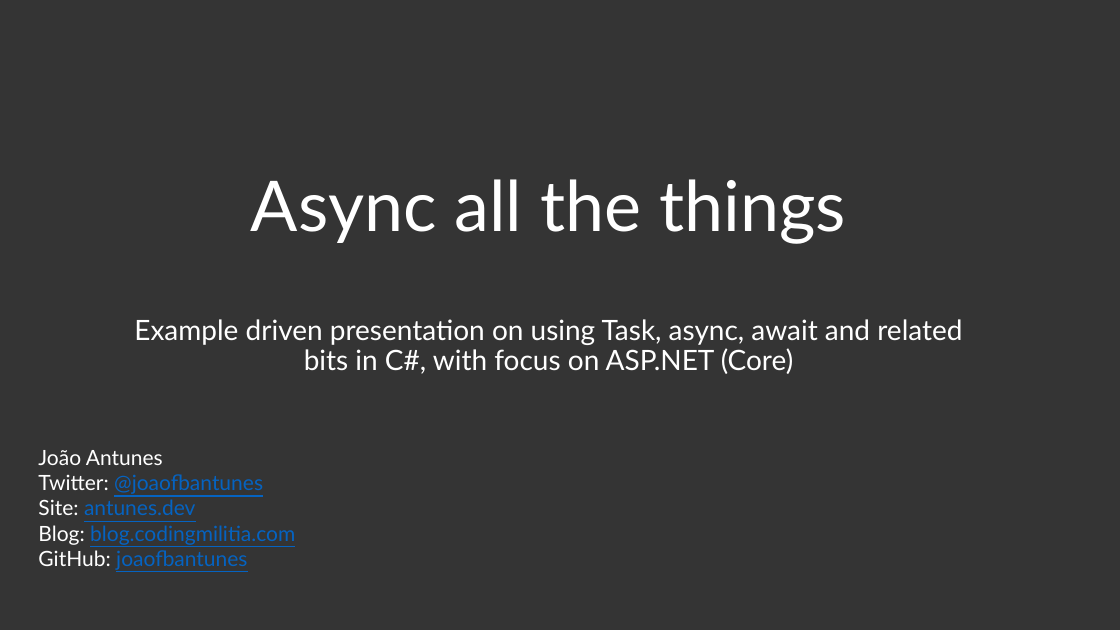
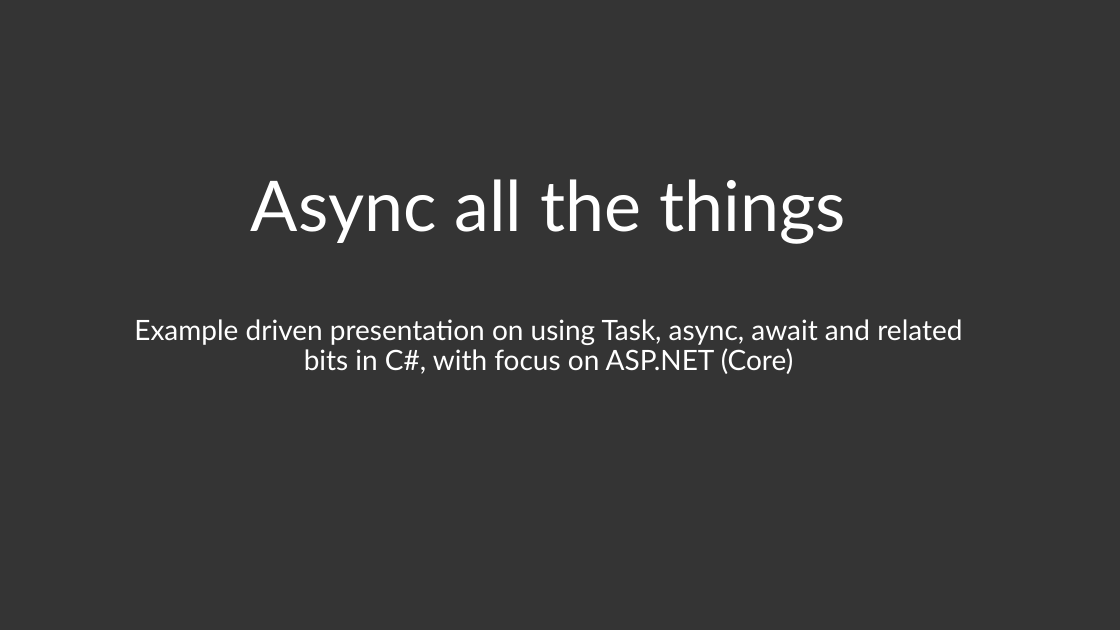
Before and after one commit to joaofbantunes/AsyncAllTheThings, a slide deck: slide 1 of presentation/async-all-the-things.pptx. Drawn at 1120x630 pixels with LibreOffice and Linux fonts; fonts in the diff are those of the drawing. Boxes give left, top, right and bottom in pixels: in the first picture for what was removed or moved away, otherwise in the second. Text is boxed around its words. In the diff, an @@ line names an element or a change of style, - is before the commit and + after.

```diff
--- a/presentation/async-all-the-things.pptx
+++ b/presentation/async-all-the-things.pptx
@@ text removed at [38,450,295,570] @@
-João Antunes
-Twitter: @joaofbantunes
-Site: antunes.dev
-Blog: blog.codingmilitia.com
-GitHub: joaofbantunes
```
Also in this commit, not shown: 3 other slides changed, 4 other files.
